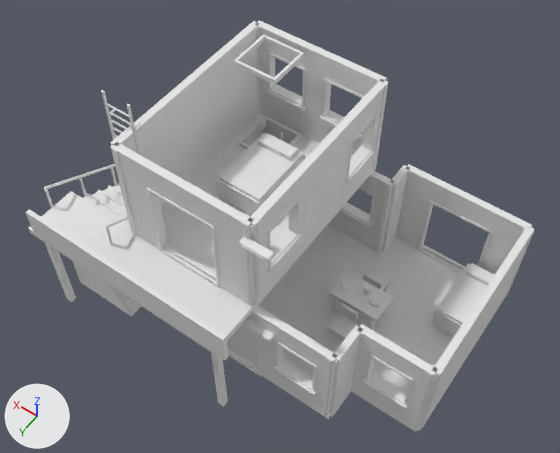
The OBJ model vesper-glassworks-r1/Assets/workers-cooperative-upper.obj, before and after one commit.
Both versions are drawn from a camera (50 mm lens) standing at (-5.87, 10.57, 18.8) and looking at (1.06, 0.86, 3.54). Lighting does not change. The marker at lower left points along +X, +Y and +Z. The older version comes first. Where no turn or scale is listed for an object, it has been applied to the vertices.

Names of what the first picture shows: 'workers-cooperative-upper'.
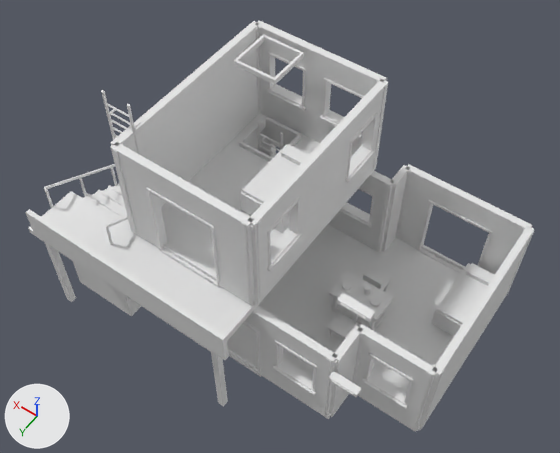
Edits to the bpy script that builds the scene:
```text
Change me_workers_cooperative_upper:
    where me_workers_cooperative_upper.from_pydata(...)  # 3977 vertices, 6688 faces; spans x -4.12..6.3, y -3.13..4.56, z 0.0..7.3
    used by ob_workers_cooperative_upper; location = (0.0, 0.0, 0.0)
    me_workers_cooperative_upper part 1: the loose piece of 8 vertices spanning x -0.38..0.38, y 3.08..3.28, z 2.69..2.81 is moved by (-2.4, 0.0, 0.0)
    me_workers_cooperative_upper part 2: the loose piece of 8 vertices spanning x -0.29..0.29, y 3.28..3.3, z 2.71..2.77 is moved by (-2.4, 0.0, 0.0)
    me_workers_cooperative_upper part 3: the loose piece of 8 vertices spanning x -0.38..0.38, y 3.08..3.28, z 5.94..6.06 is moved by (-2.4, 0.0, 0.0)
    me_workers_cooperative_upper part 4: the loose piece of 8 vertices spanning x -0.29..0.29, y 3.28..3.3, z 5.96..6.02 is moved by (-2.4, 0.0, 0.0)
    me_workers_cooperative_upper part 5: the loose piece of 8 vertices spanning x 1.59..2.89, y -1.0..1.0, z 3.56..4.2 is moved by (-0.72, 0.0, 0.0)
    me_workers_cooperative_upper part 6: the loose piece of 8 vertices spanning x 1.62..2.87, y -0.95..0.95, z 4.2..4.3 is moved by (-0.72, 0.0, 0.0)
    me_workers_cooperative_upper part 7: the loose piece of 8 vertices spanning x 1.74..2.74, y -0.87..-0.52, z 4.3..4.44 is moved by (-0.72, 0.0, 0.0)
```

What differs and where, as boxes (x1, y1, x2, y2) in the pictures (560 x 453 px; the box of a moved part takes in the faces that stretch with it):
part 1 of me_workers_cooperative_upper, moved or reshaped
    before: (244, 319, 274, 342)
    after: (328, 371, 361, 397)
part 2 of me_workers_cooperative_upper, moved or reshaped
    before: (247, 327, 267, 341)
    after: (331, 380, 353, 395)
part 3 of me_workers_cooperative_upper, moved or reshaped
    before: (239, 237, 274, 262)
    after: (337, 292, 375, 322)
part 4 of me_workers_cooperative_upper, moved or reshaped
    before: (241, 245, 265, 260)
    after: (340, 303, 366, 320)
part 5 of me_workers_cooperative_upper, moved or reshaped
    before: (217, 154, 305, 215)
    after: (240, 191, 289, 233)
part 6 of me_workers_cooperative_upper, moved or reshaped
    before: (219, 133, 303, 202)
    after: (242, 144, 299, 204)
part 7 of me_workers_cooperative_upper, moved or reshaped
    before: (258, 133, 298, 161)
    after: (281, 144, 309, 165)
